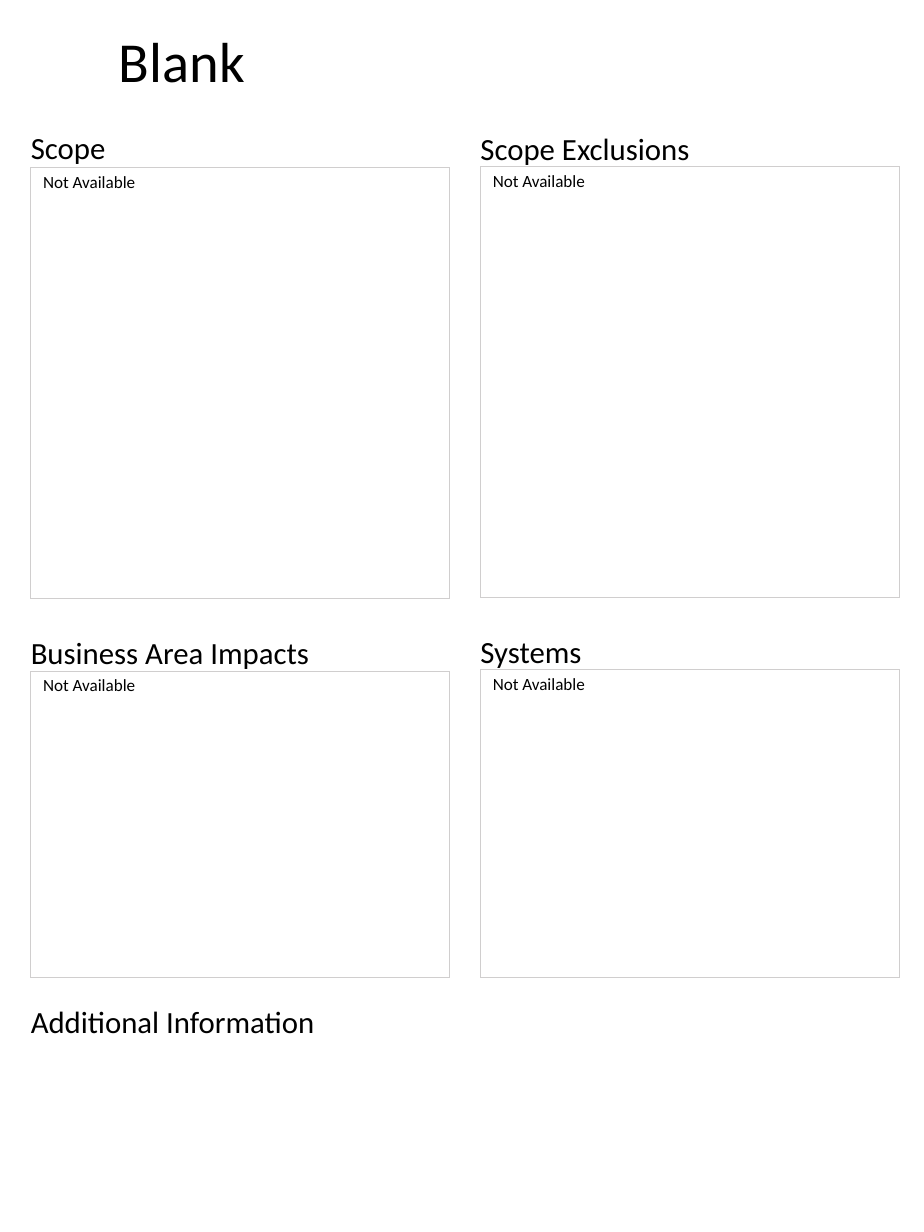
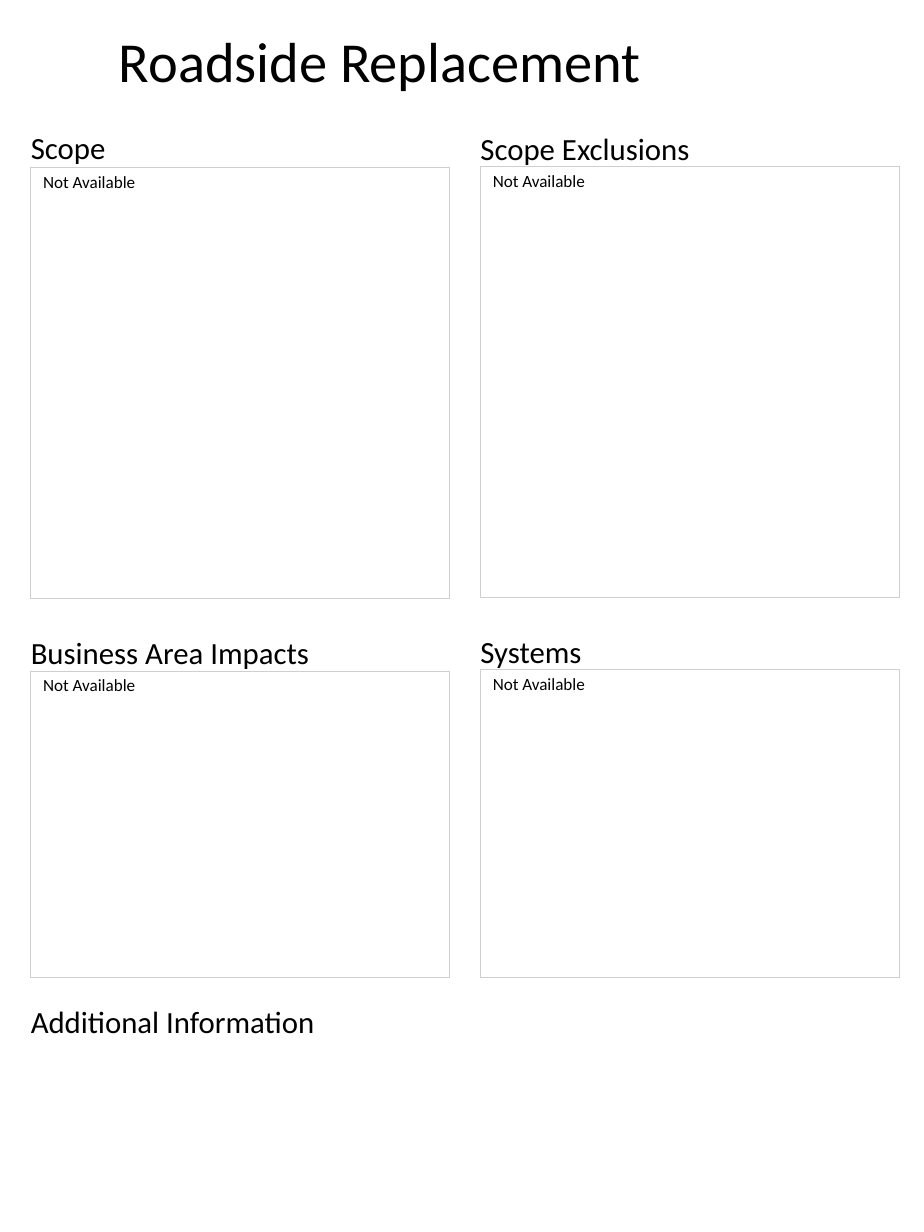
Before and after one commit to spikewood/Project-Report-Generator, a slide deck: slide 10 of ppt_output.pptx (slide 30 before the commit). Drawn at 924x1232 pixels with LibreOffice and Linux fonts; fonts in the diff are those of the drawing; background and template pictures are left out. Boxes give left, top, right and bottom in pixels: in the first picture for what was removed or moved away, otherwise in the second. Text is boxed around its words. In the diff, an @@ line names an element or a change of style, - is before the commit and + after.

```diff
--- a/ppt_output.pptx
+++ b/ppt_output.pptx
@@ title at [119,42,640,91]: text changed @@
-Blank
+Roadside Replacement
```
Also in this commit, not shown: 1 other slide changed, 16 slides added, 26 slides removed, 4 other files.
